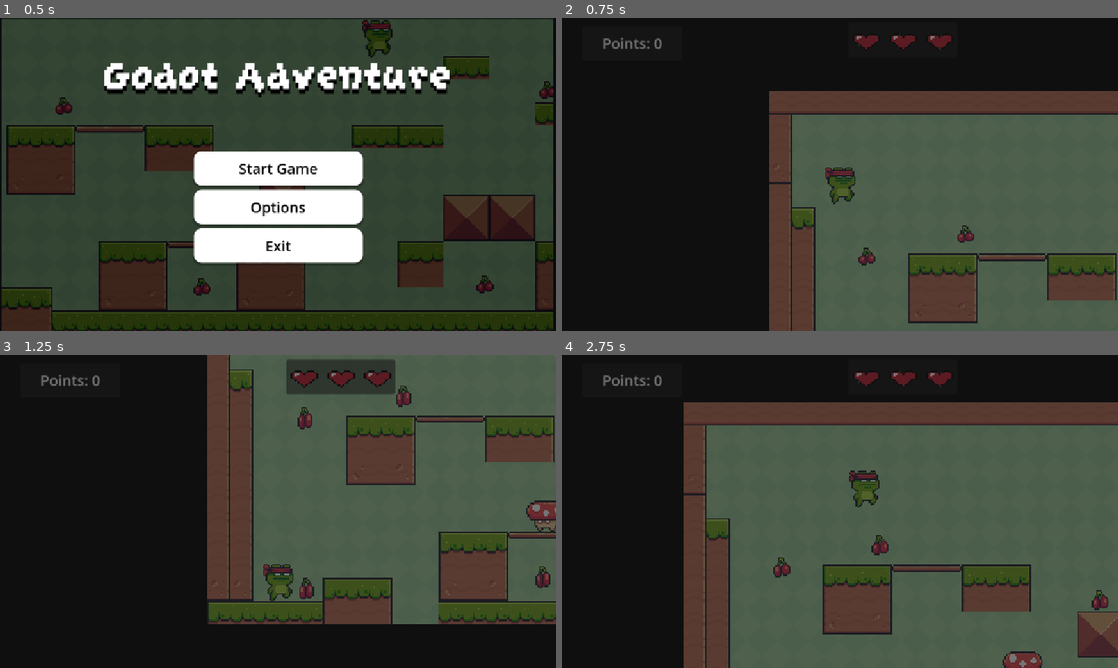
Above: before the commit, frames 1-4 (two rows, left to right).
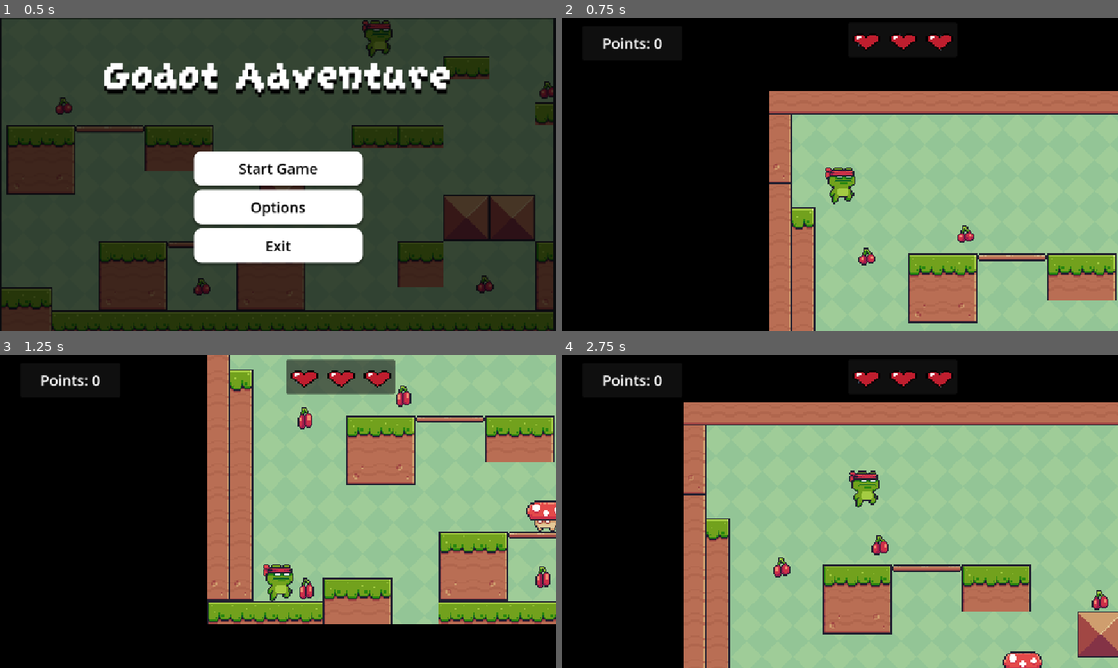
Above: after the commit, the same moments.

Repository: Nourcova/GDC_final_project
Game: Godot game, scene res://scenes/menu/main_menu.tscn
The game is run twice, just before and just after one commit, with the same random seed, the same clock (stepped at 60 frames per second) and the same inputs.
Inputs:
- Up to frame 1 (0.5 s): no input
- Up to frame 2 (0.75 s): click "Start Game" at 0.5 s
- Up to frame 3 (1.25 s): no input
- Up to frame 4 (2.75 s): hold Right (ui_right) from 1.28 s (still down); tap Keypad Enter (ui_accept) at 1.35, 1.52, 1.82, 2.27, 2.3, 2.57 s; tap Ctrl at 2.1 s

Frame 1 is identical in both runs. In frame 2, 47% of the frame differs, in the area x 7-100%, y 5-100%; in frame 3, 51%; in frame 4, 65%.

Commit message:
adding hearts mechanics

Diff:
--- a/project.godot
+++ b/project.godot
@@ -24,6 +24,12 @@
 
 [input]
 
+ui_accept={
+"deadzone": 0.5,
+"events": [Object(InputEventKey,"resource_local_to_scene":false,"resource_name":"","device":0,"window_id":0,"alt_pressed":false,"shift_pressed":false,"ctrl_pressed":false,"meta_pressed":false,"pressed":false,"keycode":4194310,"physical_keycode":0,"key_label":0,"unicode":0,"location":0,"echo":false,"script":null)
+, Object(InputEventKey,"resource_local_to_scene":false,"resource_name":"","device":0,"window_id":0,"alt_pressed":false,"shift_pressed":false,"ctrl_pressed":false,"meta_pressed":false,"pressed":false,"keycode":32,"physical_keycode":0,"key_label":0,"unicode":32,"location":0,"echo":false,"script":null)
+]
+}
 ui_left={
 "deadzone": 0.5,
 "events": [Object(InputEventKey,"resource_local_to_scene":false,"resource_name":"","device":0,"window_id":0,"alt_presse …(194 unchanged characters)…
@@ -40,6 +46,13 @@
 , Object(InputEventKey,"resource_local_to_scene":false,"resource_name":"","device":-1,"window_id":0,"alt_pressed":false …(183 unchanged characters)…
 ]
 }
+pause={
+"deadzone": 0.2,
+"events": [Object(InputEventKey,"resource_local_to_scene":false,"resource_name":"","device":-1,"window_id":0,"alt_pressed":false,"shift_pressed":false,"ctrl_pressed":false,"meta_pressed":false,"pressed":false,"keycode":0,"physical_keycode":4194305,"key_label":0,"unicode":0,"location":0,"echo":false,"script":null)
+, Object(InputEventKey,"resource_local_to_scene":false,"resource_name":"","device":-1,"window_id":0,"alt_pressed":false,"shift_pressed":false,"ctrl_pressed":false,"meta_pressed":false,"pressed":false,"keycode":0,"physical_keycode":4194309,"key_label":0,"unicode":0,"location":0,"echo":false,"script":null)
+, Object(InputEventJoypadButton,"resource_local_to_scene":false,"resource_name":"","device":-1,"button_index":6,"pressure":0.0,"pressed":false,"script":null)
+]
+}
 
 [physics]
 
--- a/scenes/levels/Level_1.tscn
+++ b/scenes/levels/Level_1.tscn
@@ -11,6 +11,8 @@
 [ext_resource type="Script" uid="uid://dmsr6re5jl88q" path="res://scripts/fall_area.gd" id="9_crfhr"]
 [ext_resource type="Texture2D" uid="uid://bm8afnws5xkoi" path="res://assets/game_elements/8bit-heart.png" id="9_f63rn"]
 [ext_resource type="PackedScene" uid="uid://bo3pl0xhk6rkr" path="res://scenes/game_objects/enemy.tscn" id="10_rp28y"]
+[ext_resource type="Script" uid="uid://cand7hbefu1n3" path="res://scripts/pause.gd" id="12_sha1w"]
+[ext_resource type="FontFile" uid="uid://dmdpjdqofcct6" path="res://assets/fonts/GrapeSoda.ttf" id="12_y54f7"]
 
 [sub_resource type="TileSetAtlasSource" id="TileSetAtlasSource_tbgi4"]
 texture = ExtResource("2_sugp2")
@@ -192,6 +194,38 @@
 
 [sub_resource type="WorldBoundaryShape2D" id="WorldBoundaryShape2D_a4osw"]
 
+[sub_resource type="StyleBoxEmpty" id="StyleBoxEmpty_ra48x"]
+
+[sub_resource type="StyleBoxFlat" id="StyleBoxFlat_y54f7"]
+bg_color = Color(0.74978, 0.74978, 0.74978, 1)
+corner_radius_top_left = 16
+corner_radius_top_right = 16
+corner_radius_bottom_right = 16
+corner_radius_bottom_left = 16
+shadow_color = Color(0, 0, 0, 0.227451)
+shadow_size = 5
+shadow_offset = Vector2(0, 3.5)
+
+[sub_resource type="StyleBoxFlat" id="StyleBoxFlat_sha1w"]
+bg_color = Color(0.644663, 0.644663, 0.644663, 1)
+corner_radius_top_left = 16
+corner_radius_top_right = 16
+corner_radius_bottom_right = 16
+corner_radius_bottom_left = 16
+shadow_color = Color(0, 0, 0, 0.227451)
+shadow_size = 5
+shadow_offset = Vector2(0, 3.5)
+
+[sub_resource type="StyleBoxFlat" id="StyleBoxFlat_hknnn"]
+bg_color = Color(1, 1, 1, 1)
+corner_radius_top_left = 16
+corner_radius_top_right = 16
+corner_radius_bottom_right = 16
+corner_radius_bottom_left = 16
+shadow_color = Color(0, 0, 0, 0.227451)
+shadow_size = 5
+shadow_offset = Vector2(0, 3.5)
+
 [node name="Node" type="Node"]
 
 [node name="Scene Objects" type="Node" parent="."]
@@ -279,9 +313,10 @@
 [node name="CollisionShape2D" type="CollisionShape2D" parent="Scene Objects/Area2D"]
 shape = SubResource("WorldBoundaryShape2D_a4osw")
 
-[node name="GameManager" type="Node" parent="."]
+[node name="GameManager" type="Node" parent="." node_paths=PackedStringArray("hearts")]
 unique_name_in_owner = true
 script = ExtResource("6_tefeu")
+hearts = [NodePath("../UI/Hearts/HBoxContainer/Heart"), NodePath("../UI/Hearts/HBoxContainer/Heart2"), NodePath("../UI/Hearts/HBoxContainer/Heart3")]
 
 [node name="UI" type="CanvasLayer" parent="."]
 
@@ -340,25 +375,95 @@
 texture = ExtResource("9_f63rn")
 expand_mode = 2
 
+[node name="Heart2" type="TextureRect" parent="UI/Hearts/HBoxContainer"]
+texture_filter = 1
+layout_mode = 2
+texture = ExtResource("9_f63rn")
+expand_mode = 2
+
 [node name="Heart3" type="TextureRect" parent="UI/Hearts/HBoxContainer"]
 texture_filter = 1
 layout_mode = 2
 texture = ExtResource("9_f63rn")
 expand_mode = 2
 
-[node name="Heart2" type="TextureRect" parent="UI/Hearts/HBoxContainer"]
-texture_filter = 1
-layout_mode = 2
-texture = ExtResource("9_f63rn")
-expand_mode = 2
-
 [node name="Pause" type="Node" parent="UI"]
+script = ExtResource("12_sha1w")
 
 [node name="Pause_panel" type="Panel" parent="UI/Pause"]
+unique_name_in_owner = true
+visible = false
 anchors_preset = 15
 anchor_right = 1.0
 anchor_bottom = 1.0
 grow_horizontal = 2
 grow_vertical = 2
 
+[node name="MainButtons" type="VBoxContainer" parent="UI/Pause/Pause_panel"]
+layout_mode = 1
+anchors_preset = -1
+anchor_left = 0.5
+anchor_top = 0.603
+anchor_right = 0.5
+anchor_bottom = 0.603
+offset_left = -175.0
+offset_top = -115.744
+offset_right = 175.0
+offset_bottom = 115.256
+grow_horizontal = 2
+grow_vertical = 2
+theme_override_constants/separation = 9
+
+[node name="Resume" type="Button" parent="UI/Pause/Pause_panel/MainButtons"]
+process_mode = 3
+layout_mode = 2
+size_flags_vertical = 3
+theme_override_colors/font_hover_color = Color(0, 0, 0, 1)
+theme_override_colors/font_color = Color(0, 0, 0, 1)
+theme_override_colors/font_focus_color = Color(0, 0, 0, 1)
+theme_override_colors/font_pressed_color = Color(0, 0, 0, 1)
+theme_override_font_sizes/font_size = 30
+theme_override_styles/focus = SubResource("StyleBoxEmpty_ra48x")
+theme_override_styles/hover = SubResource("StyleBoxFlat_y54f7")
+theme_override_styles/pressed = SubResource("StyleBoxFlat_sha1w")
+theme_override_styles/normal = SubResource("StyleBoxFlat_hknnn")
+text = "Resume"
+
+[node name="Menu" type="Button" parent="UI/Pause/Pause_panel/MainButtons"]
+process_mode = 3
+layout_mode = 2
+size_flags_vertical = 3
+theme_override_colors/font_hover_color = Color(0, 0, 0, 1)
+theme_override_colors/font_color = Color(0, 0, 0, 1)
+theme_override_colors/font_focus_color = Color(0, 0, 0, 1)
+theme_override_colors/font_pressed_color = Color(0, 0, 0, 1)
+theme_override_font_sizes/font_size = 30
+theme_override_styles/focus = SubResource("StyleBoxEmpty_ra48x")
+theme_override_styles/hover = SubResource("StyleBoxFlat_y54f7")
+theme_override_styles/pressed = SubResource("StyleBoxFlat_sha1w")
+theme_override_styles/normal = SubResource("StyleBoxFlat_hknnn")
+text = "Go to main menu"
+
+[node name="Label" type="Label" parent="UI/Pause/Pause_panel"]
+layout_mode = 1
+anchors_preset = -1
+anchor_left = 0.5
+anchor_top = 0.173
+anchor_right = 0.5
+anchor_bottom = 0.173
+offset_left = -153.5
+offset_top = -44.104
+offset_right = 153.5
+offset_bottom = 23.896
+grow_horizontal = 2
+theme_override_colors/font_shadow_color = Color(0, 0, 0, 1)
+theme_override_constants/shadow_offset_y = 10
+theme_override_fonts/font = ExtResource("12_y54f7")
+theme_override_font_sizes/font_size = 104
+text = "Game Paused"
+horizontal_alignment = 1
+vertical_alignment = 1
+
 [connection signal="body_entered" from="Scene Objects/Area2D" to="Scene Objects/Area2D" method="_on_body_entered"]
+[connection signal="pressed" from="UI/Pause/Pause_panel/MainButtons/Resume" to="UI/Pause" method="_on_resume_pressed"]
+[connection signal="pressed" from="UI/Pause/Pause_panel/MainButtons/Menu" to="UI/Pause" method="_on_menu_pressed"]
--- a/scripts/enemy.gd
+++ b/scripts/enemy.gd
@@ -1,5 +1,6 @@
 extends RigidBody2D
 
+@onready var game_manager = %GameManager
 
 # Called when the node enters the scene tree for the first time.
 func _ready():
@@ -14,6 +15,7 @@
 func _on_area_2d_body_entered(body):
 	if body.name == "CharacterBody2D":
 		var y_delta = position.y - body.position.y
+		var x_delta = body.position.x - position.x
 		print(y_delta)
 		if y_delta >80:
 			print("Destroy enemy")
@@ -21,4 +23,8 @@
 			body.jump()
 		else:
 			print("Decrease player health")
-			body.queue_free()
+			game_manager.decrease_health()
+			if(x_delta > 0):
+				body.jump_side(500)
+			else:
+				body.jump_side(-500)
--- a/scripts/game_manager.gd
+++ b/scripts/game_manager.gd
@@ -1,8 +1,21 @@
 extends Node
 
 @onready var points_label = %"Points Label"
+@export var hearts: Array[Node]
 
 var points = 0
+var lives = 3
+
+func decrease_health():
+	lives -= 1
+	print(lives)
+	for h in 3:
+		if h < lives:
+			hearts[h].show()
+		else:
+			hearts[h].hide()
+	if(lives == 0):
+		get_tree().reload_current_scene()
 
 func add_point():
 	points += 1
--- a/scripts/main_character.gd
+++ b/scripts/main_character.gd
@@ -8,6 +8,11 @@
 
 func jump():
 	velocity.y = JUMP_VELOCITY
+
+func jump_side(x):
+	velocity.y = JUMP_VELOCITY
+	velocity.x = x
+
 func _physics_process(delta):
 	if Input.is_key_pressed(KEY_CTRL):
 		if not is_shrunk:
--- /dev/null
+++ b/scripts/pause.gd
@@ -0,0 +1,23 @@
+extends Node
+
+@onready var pause_panel = %Pause_panel
+
+# Called when the node enters the scene tree for the first time.
+func _ready():
+	pass # Replace with function body.
+
+
+# Called every frame. 'delta' is the elapsed time since the previous frame.
+func _process(delta):
+	var pause_pressed = Input.is_action_just_pressed("pause")
+	if pause_pressed:
+		get_tree().paused = true
+		pause_panel.show()
+
+func _on_resume_pressed():
+	pause_panel.hide()
+	get_tree().paused = false
+
+func _on_menu_pressed():
+	get_tree().paused = false
+	get_tree().change_scene_to_file("res://scenes/menu/main_menu.tscn")
Not shown: 1 places in scenes/levels/Level_1.tscn that only renumber resources
Not shown, added: scripts/pause.gd.uid
